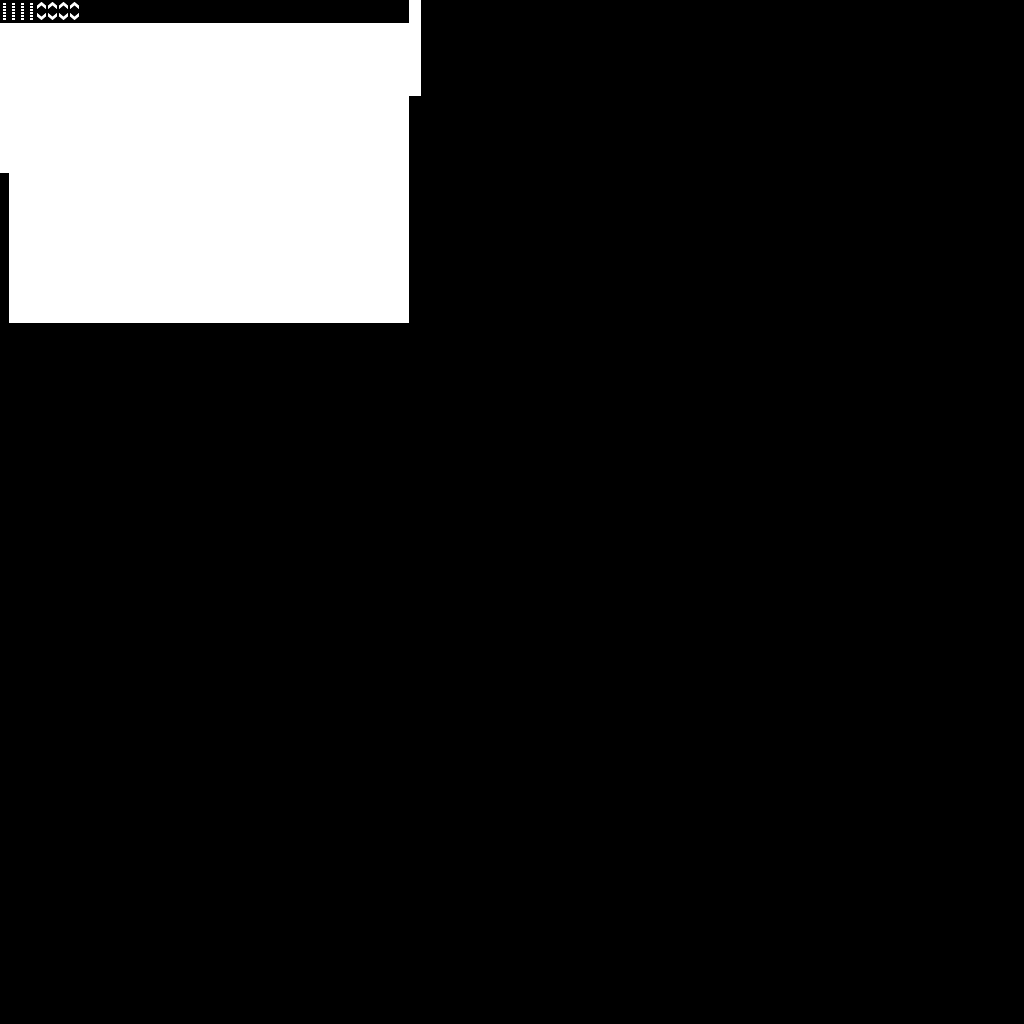
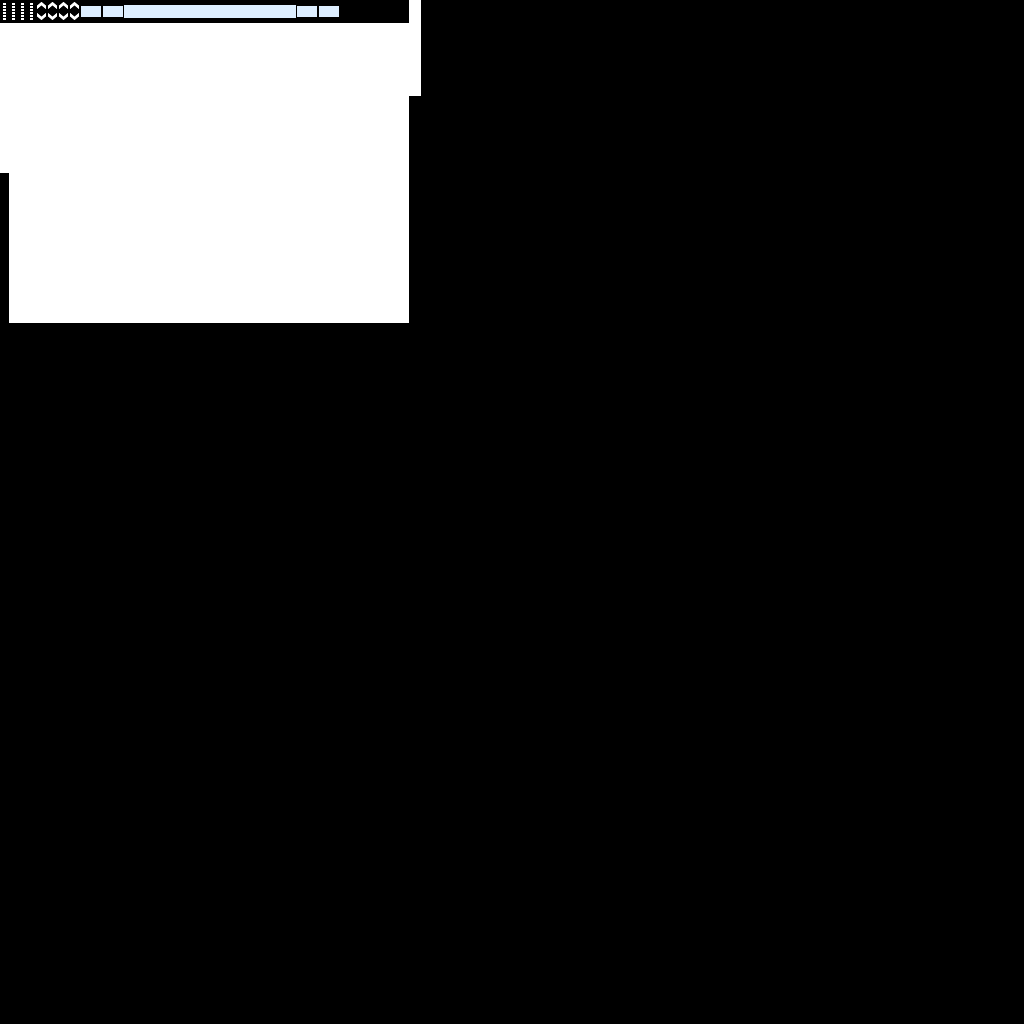
Layered file, before and after one edit (1024 x 1024). Changes by layer:
added group "Sliders" (1st of 2, in "Themes") with 18 layers in group "Themes" over [81, 5, 339, 18]
added group "Indicators" (1st of 2, in "Themes" › "Sliders") with 4 layers in group "Sliders" over [81, 6, 339, 17]
added layer "Normal" (3rd of 18, in "Themes" › "Sliders" › "Indicators") in group "Indicators" over [81, 6, 101, 17]
added layer "Hover" (3rd of 16, in "Themes" › "Sliders" › "Indicators") in group "Indicators" over [103, 6, 123, 17]
added layer "Click" (3rd of 14, in "Themes" › "Sliders" › "Indicators") in group "Indicators" over [297, 6, 317, 17]
added layer "Disabled" (3rd of 14, in "Themes" › "Sliders" › "Indicators") in group "Indicators" over [319, 6, 339, 17]
added group "Bars" (1st of 2, in "Themes" › "Sliders") with 1 layers in group "Sliders" over [124, 5, 296, 18]
added layer "Normal" (4th of 18, in "Themes" › "Sliders" › "Bars") in group "Bars" over [124, 5, 296, 18]
added group "Sliders" (2nd of 2, in "Alpha") with 18 layers in group "Alpha" over [81, 5, 339, 18]
added group "Indicators" (2nd of 2, in "Alpha" › "Sliders") with 4 layers in group "Sliders" over [81, 6, 339, 17]
added layer "Normal" (12th of 18, in "Alpha" › "Sliders" › "Indicators") in group "Indicators" over [81, 6, 101, 17]
added layer "Hover" (11th of 16, in "Alpha" › "Sliders" › "Indicators") in group "Indicators" over [103, 6, 123, 17]
added layer "Click" (10th of 14, in "Alpha" › "Sliders" › "Indicators") in group "Indicators" over [297, 6, 317, 17]
added layer "Disabled" (10th of 14, in "Alpha" › "Sliders" › "Indicators") in group "Indicators" over [319, 6, 339, 17]
added group "Bars" (2nd of 2, in "Alpha" › "Sliders") with 1 layers in group "Sliders" over [124, 5, 296, 18]
added layer "Normal" (13th of 18, in "Alpha" › "Sliders" › "Bars") in group "Bars" over [124, 5, 296, 18]
